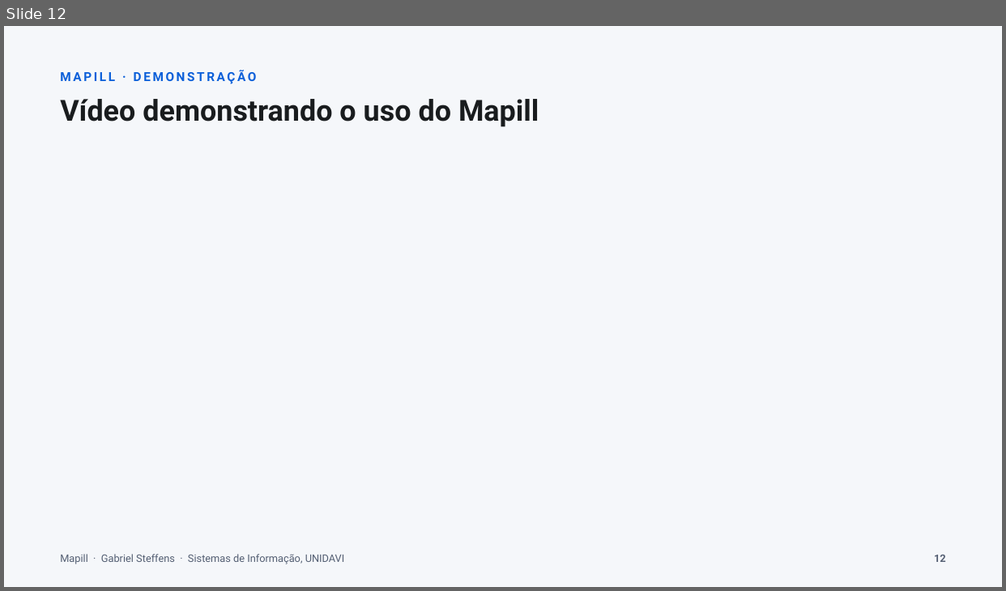
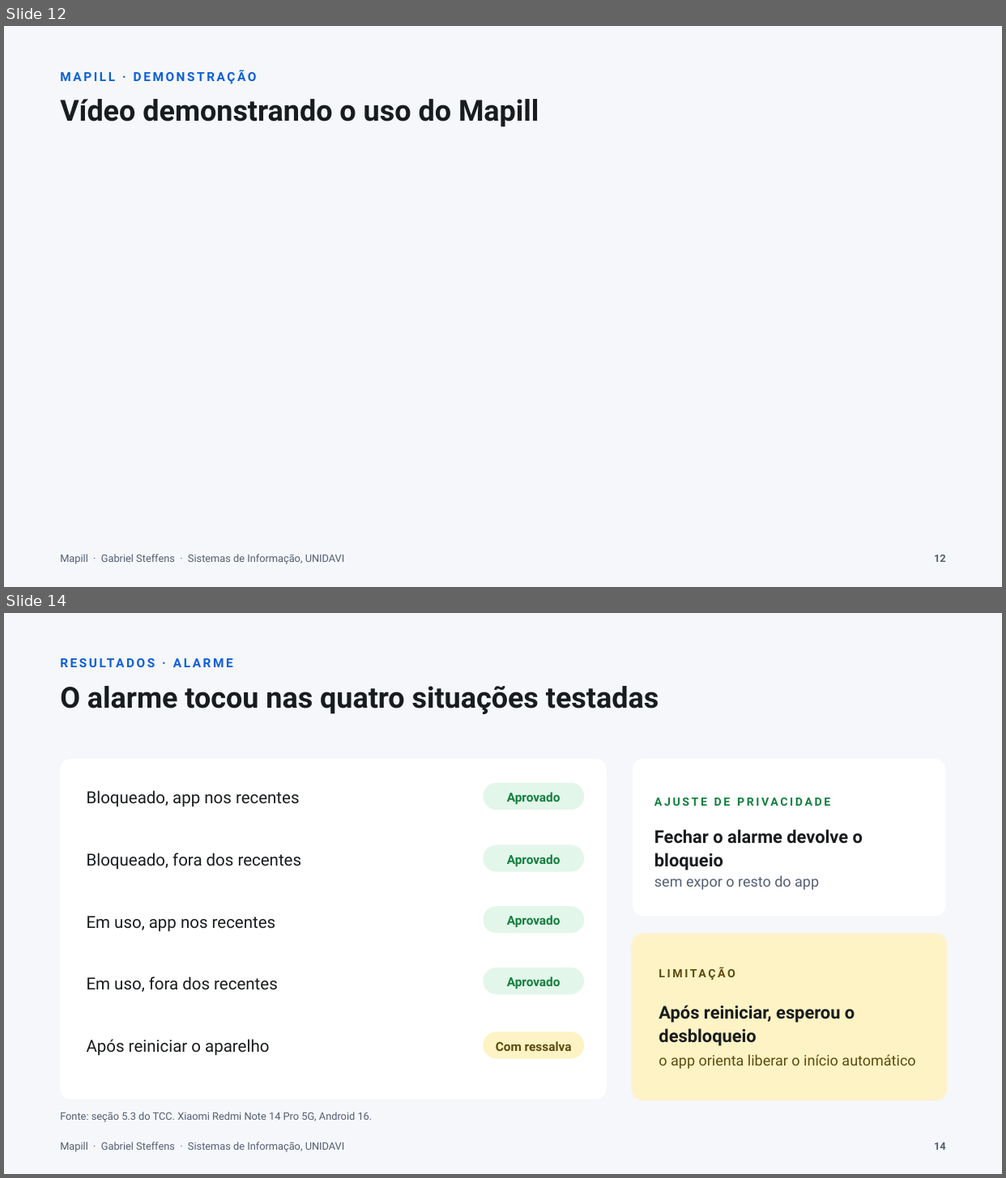
Before and after one commit to gabste8831/Mapill-Health-App, a slide deck: docs/tcc/apresentacao-mapill.pptx. Shown one above the other, each under a label of ours: slide 12 before the commit, slides 12 and 14 after it; the slides between them are not shown. The pictures are 1006x591 and 1006x1178 pixels, drawn with LibreOffice and Linux fonts; fonts in the diff are those of the drawing. Boxes give left, top, right and bottom in pixels: in the first picture for what was removed or moved away, otherwise in the second. Text is boxed around its words. In the diff, an @@ line names an element or a change of style, - is before the commit and + after.

Commit message:
docs(tcc): resultados separados em offline-first e alarme, Martin citado na arquitetura

```diff
--- a/docs/tcc/apresentacao-mapill.pptx
+++ b/docs/tcc/apresentacao-mapill.pptx
@@ slide 14 added at (4,613,1002,1174), background #F5F7FA @@
@@ text added at (60,686,658,714), 28 pt, text #191C1E, bold @@
+O alarme tocou nas quatro situações testadas
@@ text added at (87,686,178,709), 12 pt, text #0B5FD9, bold @@
+RESULTADOS · ALARME
@@ rounded rectangle added at (60,759,607,1100), fill #FFFFFF @@
@@ rounded rectangle added at (633,759,946,916), fill #FFFFFF @@
@@ text added at (87,790,300,807), 16 pt, text #191C1E @@
+Bloqueado, app nos recentes
@@ rounded rectangle added at (484,783,584,810), fill #E3F6EA @@
@@ text added at (507,792,560,804), 12 pt, text #11803E, bold @@
+Aprovado
@@ text added at (654,798,863,890), 17 pt, text #191C1E, bold @@
+AJUSTE DE PRIVACIDADE
+Fechar o alarme devolve o bloqueio
+sem expor o resto do app
@@ text added at (87,853,302,869), 16 pt, text #191C1E @@
+Bloqueado, fora dos recentes
@@ rounded rectangle added at (484,845,584,872), fill #E3F6EA @@
@@ text added at (507,854,560,867), 12 pt, text #11803E, bold @@
+Aprovado
@@ text added at (87,916,276,931), 16 pt, text #191C1E @@
+Em uso, app nos recentes
@@ rounded rectangle added at (484,906,584,934), fill #E3F6EA @@
@@ text added at (507,915,560,927), 12 pt, text #11803E, bold @@
+Aprovado
@@ rounded rectangle added at (633,935,946,1100), fill #FDF3C4, outline #FFF2CC 3 pt @@
@@ text added at (87,977,278,992), 16 pt, text #191C1E @@
+Em uso, fora dos recentes
@@ rounded rectangle added at (484,968,584,995), fill #E3F6EA @@
@@ text added at (507,977,560,989), 12 pt, text #11803E, bold @@
+Aprovado
@@ text added at (658,1005,915,1069), 14 pt, text #5C4A0F, bold @@
+LIMITAÇÃO
+Após reiniciar, esperou o desbloqueio
+o app orienta liberar o início automático
@@ text added at (87,1039,269,1055), 16 pt, text #191C1E @@
+Após reiniciar o aparelho
@@ rounded rectangle added at (484,1033,584,1059), fill #FDF3C4 @@
@@ text added at (496,1041,572,1051), 12 pt, text #5C4A0F, bold @@
+Com ressalva
@@ text added at (60,1112,373,1122), 10 pt, text #545F73 @@
+Fonte: seção 5.3 do TCC. Xiaomi Redmi Note 14 Pro 5G, Android 16.
@@ text added at (60,1142,345,1152), 10 pt, text #545F73 @@
+Mapill · Gabriel Steffens · Sistemas de Informação, UNIDAVI
@@ text added at (934,1143,946,1150), 10 pt, text #545F73, bold @@
+14
```
Also in this commit, not shown: 5 slides changed.
